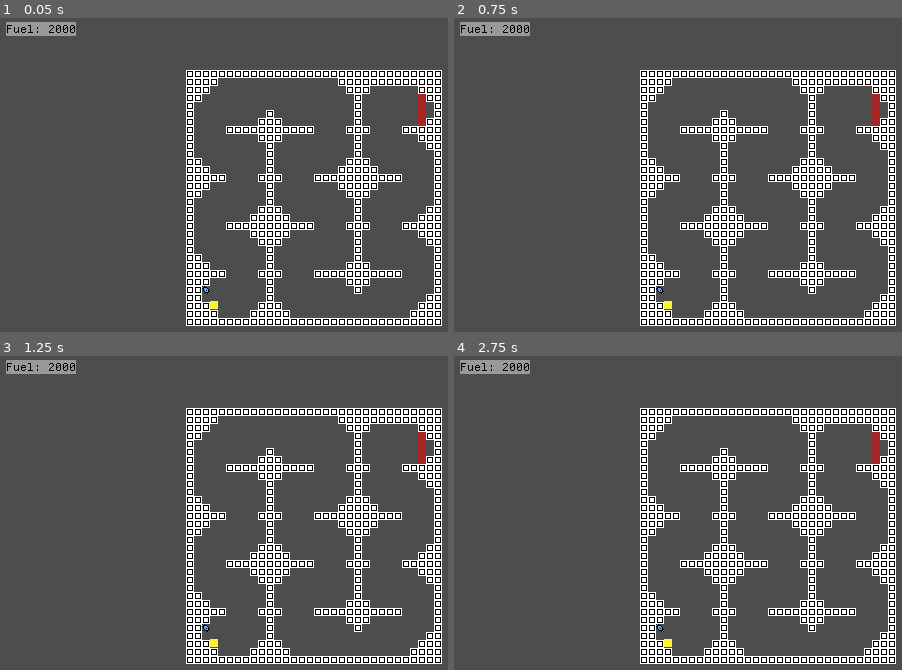
Above: before the commit, frames 1-4 (two rows, left to right).
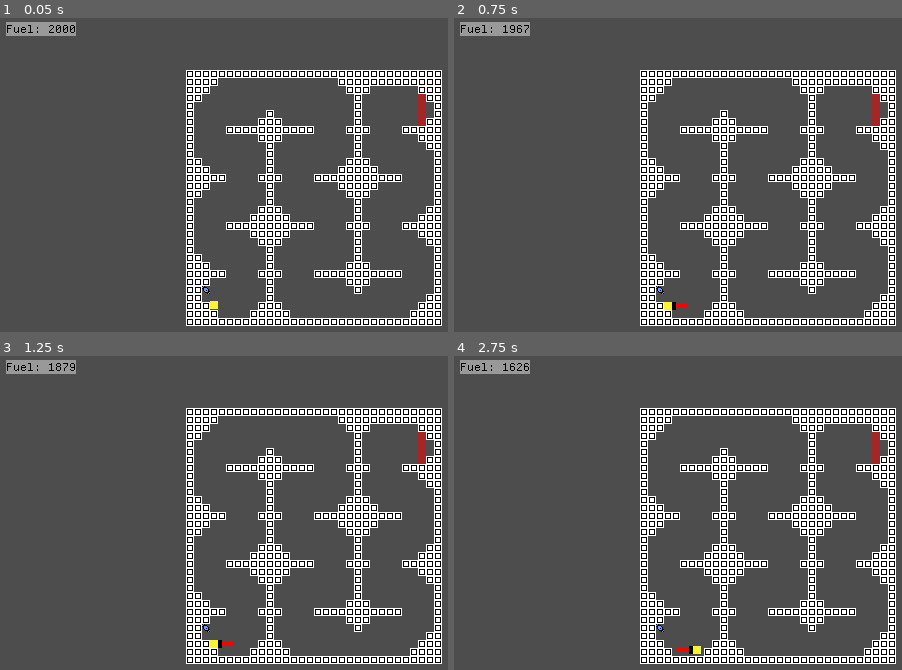
Above: after the commit, the same moments.

Repository: OSGH-web/balloon-movement-demo
Game: Godot game, scene res://levels/level-ben-1-6-snake.tscn
The game is run twice, just before and just after one commit, with the same random seed, the same clock (stepped at 60 frames per second) and the same inputs. This scene is started directly instead of the project's main scene.
Inputs:
- Up to frame 1 (0.05 s): no input
- Up to frame 2 (0.75 s): tap Enter at 0.5 s; hold Right (ui_right) from 0.53 s (still down)
- Up to frame 3 (1.25 s): keep holding Right (ui_right); tap Up (ui_up) at 0.77 s
- Up to frame 4 (2.75 s): tap Up (ui_up) at 1.52 s; release Right (ui_right) at 2.03 s; hold Left (ui_left) from 2.03 s (still down)

Frame 1 is identical in both runs. In frame 2, 0.1% of the frame differs, in the area x 10-53%, y 2-93%; in frame 3, 0.1%; in frame 4, 0.2%, in the area x 10-56%, y 2-95%.
Error before the commit: Invalid operands 'int' and 'Nil' in operator '*'. (res://scripts/player.gd:16)

Commit message:
initialize physics_scale_factor earlier

Diff:
--- a/scripts/player.gd
+++ b/scripts/player.gd
@@ -9,6 +9,11 @@
 @onready var timer: Timer = $Timer
 @onready var camera = $Camera
 
+# physics are designed for an 8px x 8px tileset -- 8px == 1m
+const BASE_TILE_SIZE_PX = 8
+@export var tile_size_px = 8
+var physics_scale_factor = tile_size_px / BASE_TILE_SIZE_PX
+
 # All forces are in units of Tiles per Second squared
 # friction is a ratio and doesn't need to be scaled
 const FRICTION = -3
@@ -17,11 +22,6 @@
 var player_y_force = 300 * physics_scale_factor
 var player_x_force = 165 * physics_scale_factor
 var velocity_cutoff = 0.001 * physics_scale_factor
-
-# physics are designed for an 8px x 8px tileset -- 8px == 1m
-const BASE_TILE_SIZE_PX = 8
-@export var tile_size_px = 24
-var physics_scale_factor = tile_size_px / BASE_TILE_SIZE_PX
 
 var readyForRestart: bool = false
 
